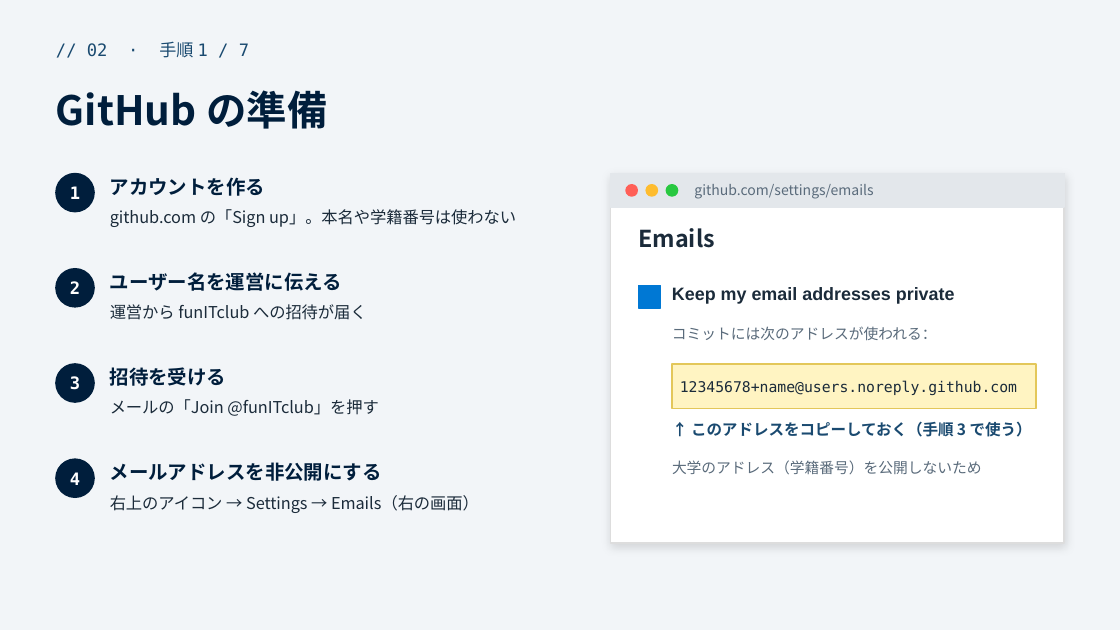
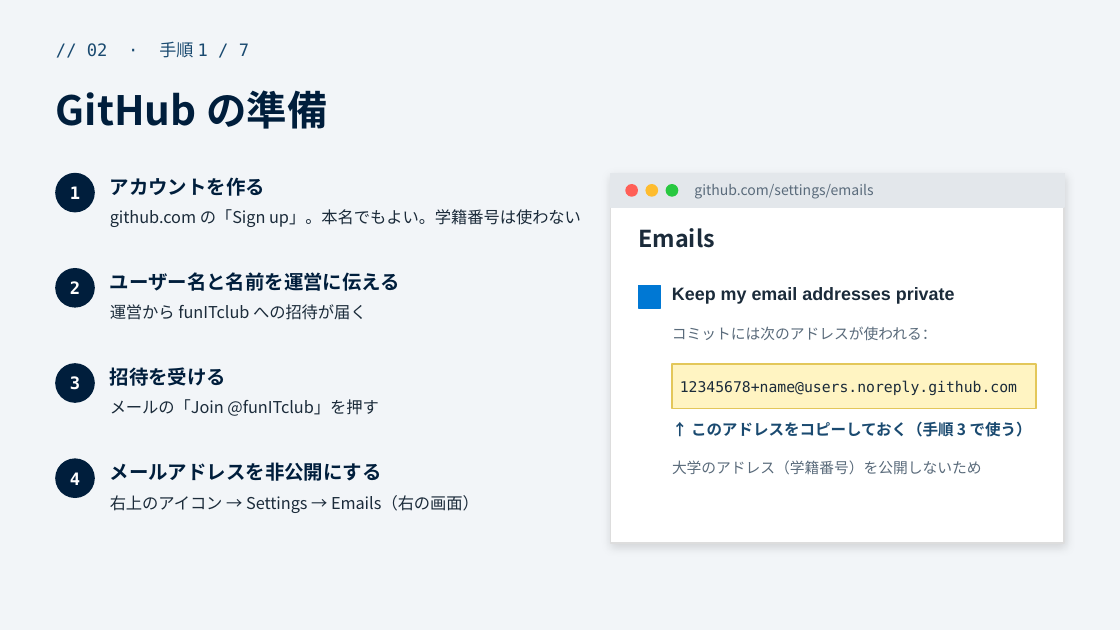
Before and after one commit to funITclub/homepage, a slide deck: slide 4 of docs/WG立ち上げガイド/02_パソコンの準備.pptx. Drawn at 1120x630 pixels with LibreOffice and Linux fonts; fonts in the diff are those of the drawing; background and template pictures are left out. Boxes give left, top, right and bottom in pixels: in the first picture for what was removed or moved away, otherwise in the second. Text is boxed around its words. In the diff, an @@ line names an element or a change of style, - is before the commit and + after.

```diff
--- a/docs/WG立ち上げガイド/02_パソコンの準備.pptx
+++ b/docs/WG立ち上げガイド/02_パソコンの準備.pptx
@@ text at bbox=[110, 209, 581, 227]: text changed @@
-github.com の「Sign up」。本名や学籍番号は使わない
+github.com の「Sign up」。本名でもよい。学籍番号は使わない
@@ text at bbox=[110, 272, 400, 291]: text changed @@
-ユーザー名を運営に伝える
+ユーザー名と名前を運営に伝える
```
Also in this commit, not shown: 4 other files.
